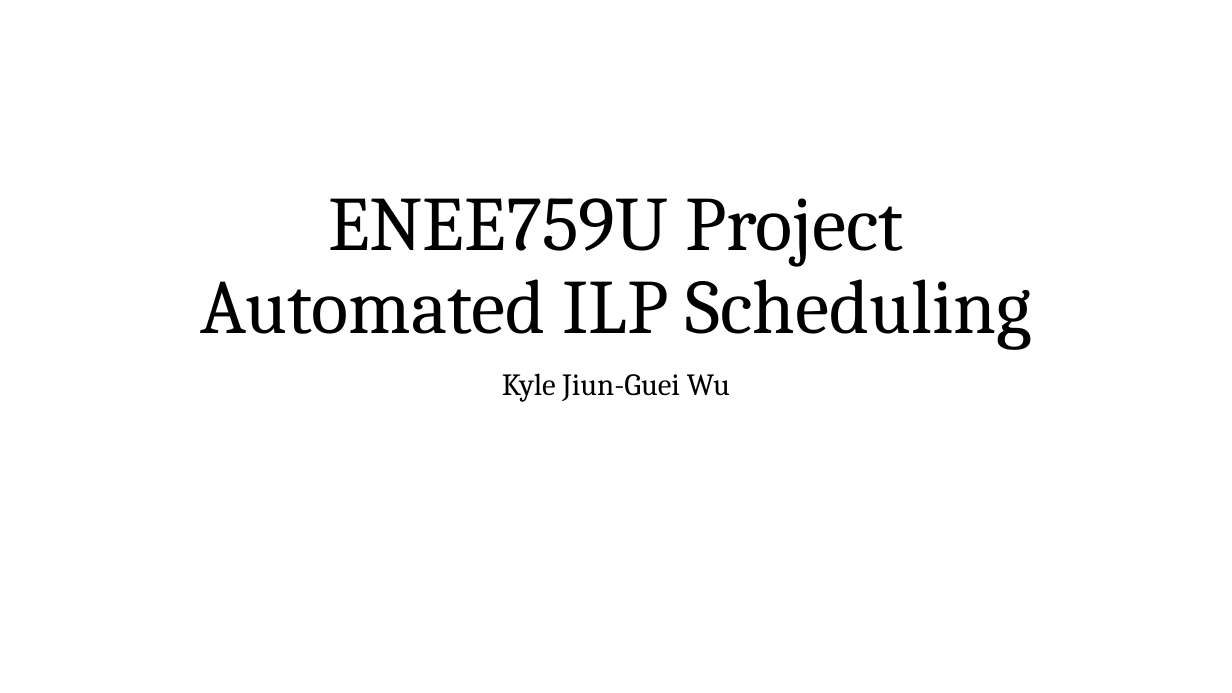
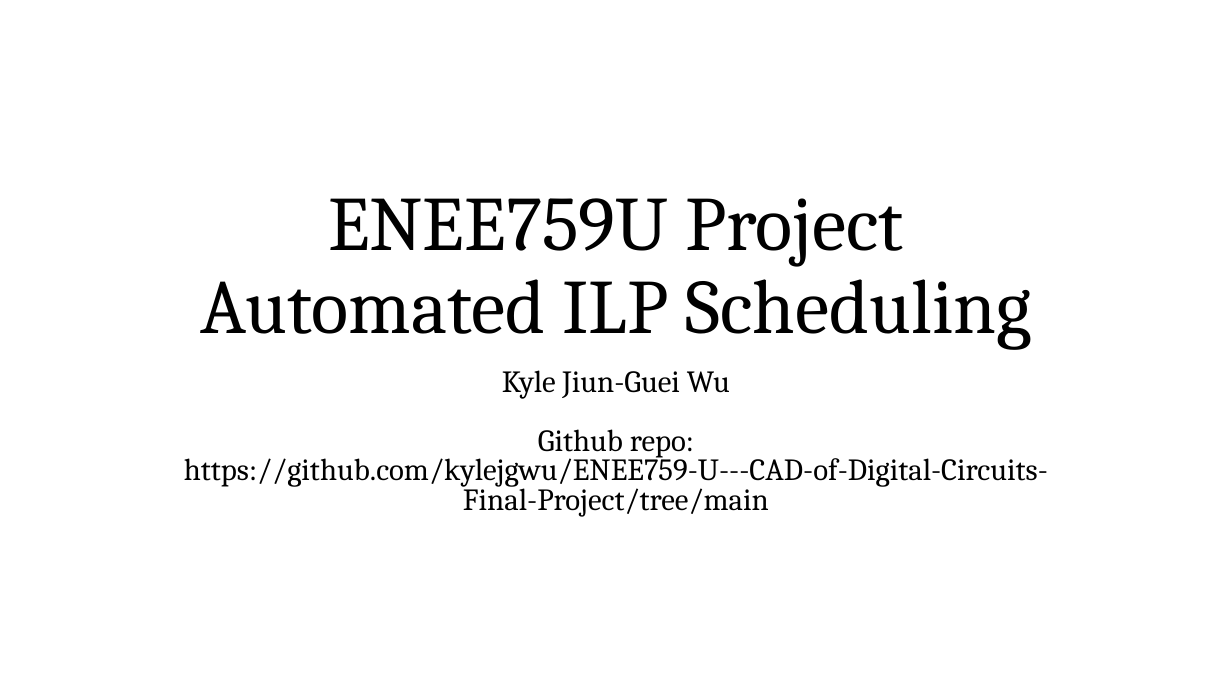
Before and after one commit to kylejgwu/ENEE759-U---CAD-of-Digital-Circuits-Final-Project, a slide deck: slide 1 of Final.pptx. Drawn at 1232x693 pixels with LibreOffice and Linux fonts; fonts in the diff are those of the drawing. Boxes give left, top, right and bottom in pixels: in the first picture for what was removed or moved away, otherwise in the second. Text is boxed around its words. In the diff, an @@ line names an element or a change of style, - is before the commit and + after.

```diff
--- a/Final.pptx
+++ b/Final.pptx
@@ subtitle at bbox=[502, 370, 730, 399]: line spacing 0.9 to 0.8 @@
@@ subtitle at bbox=[184, 429, 1048, 517]: paragraphs added @@
+Github repo:
+https://github.com/kylejgwu/ENEE759-U---CAD-of-Digital-Circuits-Final-Project/tree/main
```
Also in this commit, not shown: 2 other files.
